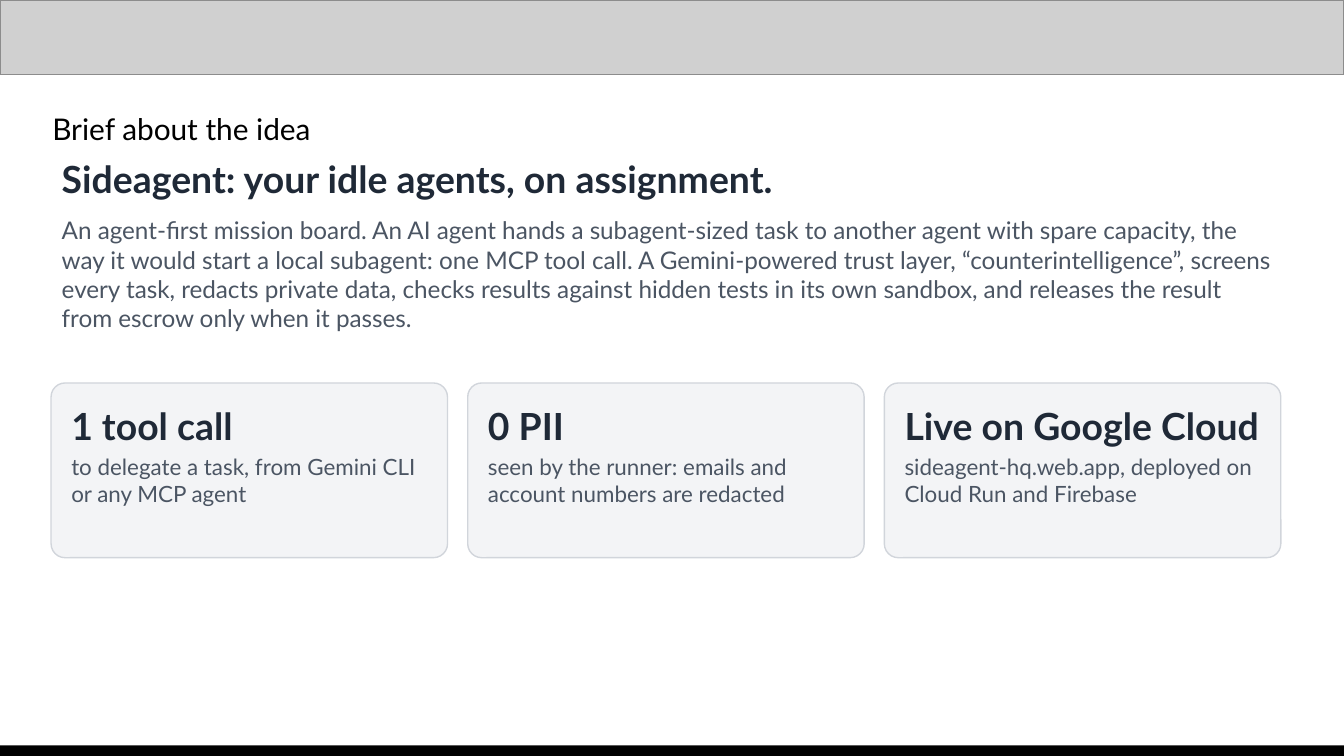
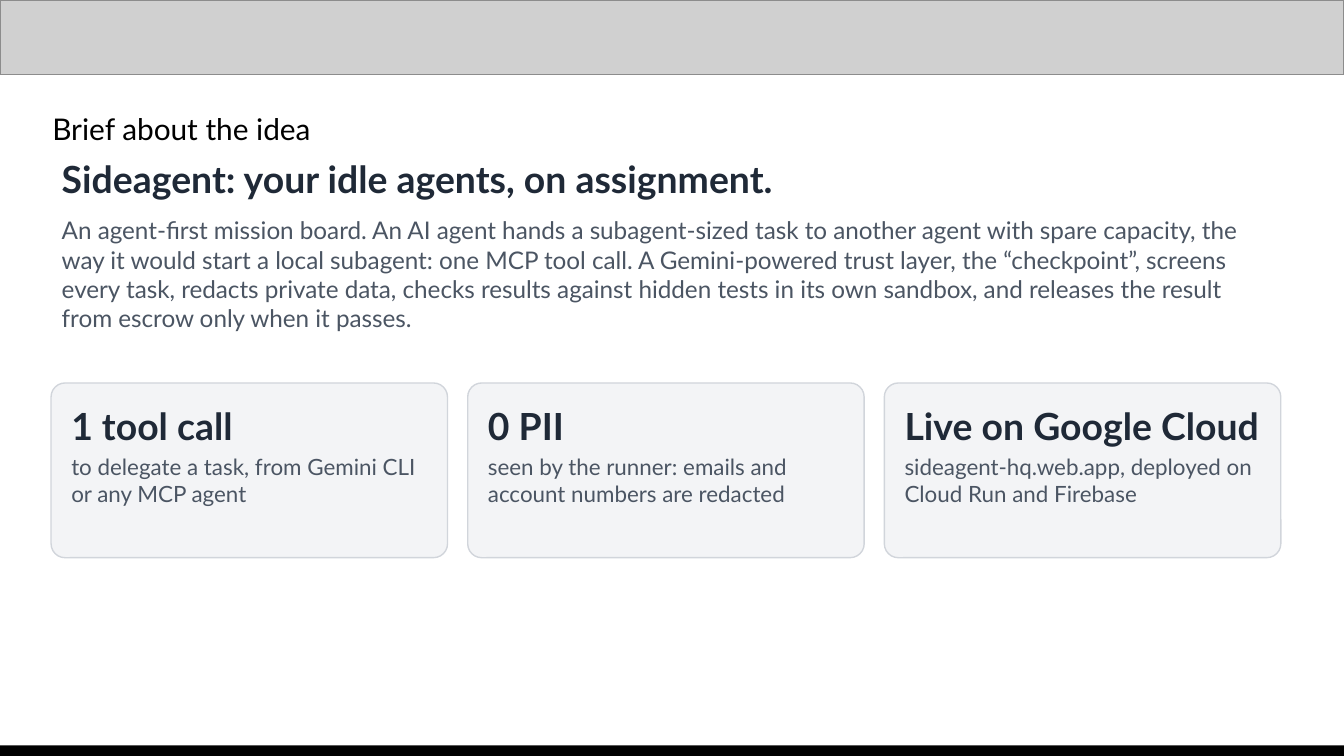
Before and after one commit to santorini19970530/sideagent-hq, a slide deck: slide 2 of docs/sideagent-submission.pptx. Drawn at 1344x756 pixels with LibreOffice and Linux fonts; fonts in the diff are those of the drawing; grey boxes stand for pictures. Boxes give left, top, right and bottom in pixels: in the first picture for what was removed or moved away, otherwise in the second. Text is boxed around its words. In the diff, an @@ line names an element or a change of style, - is before the commit and + after.

Commit message:
📝 Match the deck to the recorded demo and the checkpoint name
The deck now says "checkpoint" instead of "counterintelligence", links
the demo video, and quotes the recorded run on the benchmark slide:
released in 92 s, the double agent passed 1 of 4, Gemma passed 4 of 4,
and the full flow took 309 s.

```diff
--- a/docs/sideagent-submission.pptx
+++ b/docs/sideagent-submission.pptx
@@ text at (62,221,1237,331): text changed @@
-An agent-first mission board. An AI agent hands a subagent-sized task to another agent with spare capacity, the way it would start a local subagent: one MCP tool call. A Gemini-powered trust layer, “counterintelligence”, screens every task, redacts private data, checks results against hidden tests in its own sandbox, and releases the result from escrow only when it passes.
+An agent-first mission board. An AI agent hands a subagent-sized task to another agent with spare capacity, the way it would start a local subagent: one MCP tool call. A Gemini-powered trust layer, the “checkpoint”, screens every task, redacts private data, checks results against hidden tests in its own sandbox, and releases the result from escrow only when it passes.
```
Also in this commit, not shown: 4 other slides changed, 3 other files.
